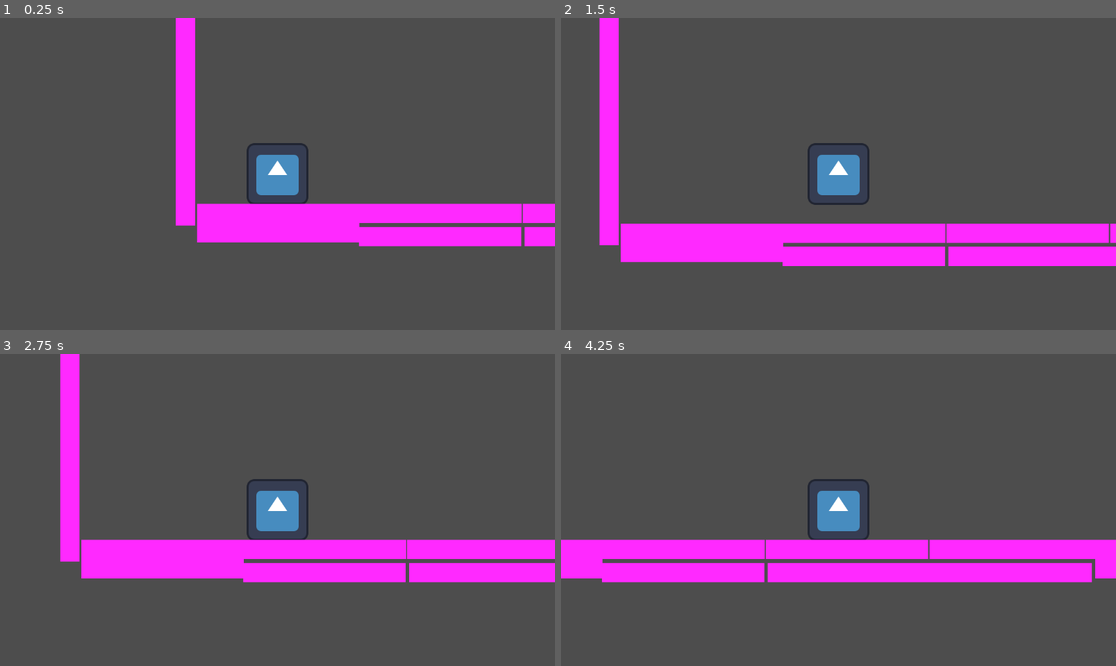
Above: before the commit, frames 1-4 (two rows, left to right).
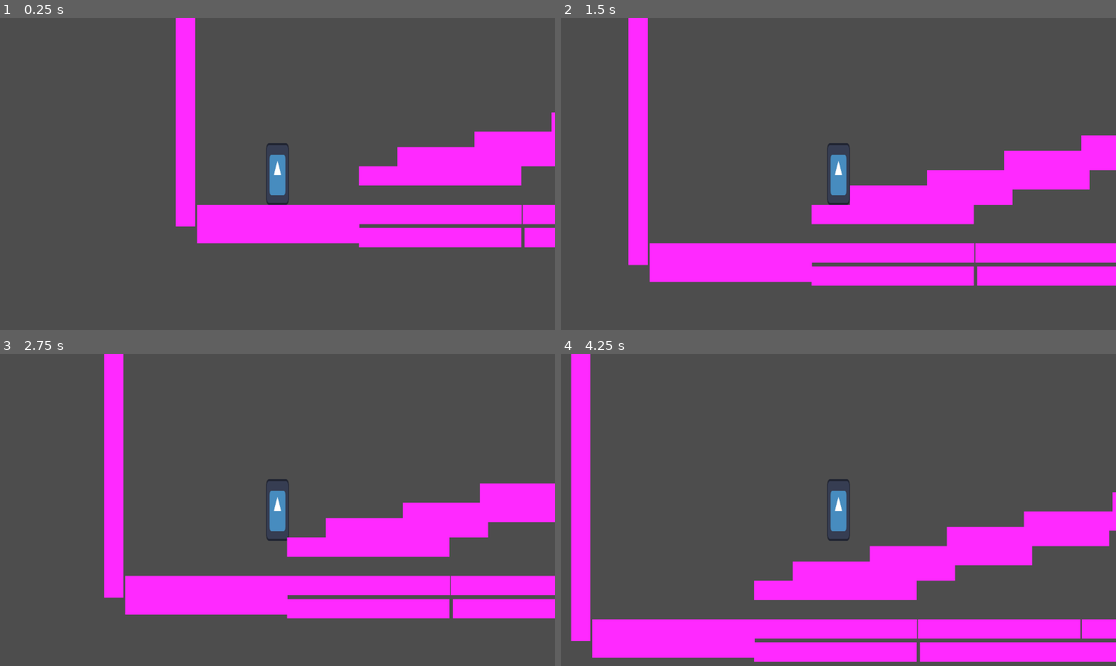
Above: after the commit, the same moments.

Repository: ragegaming23/book-of-souls
Game: Godot game, scene res://levels/Library_Level Hub/level_1_tutorial.tscn
Same seed, same stepped clock (60 frames per second), same inputs: the game is played once before the commit and once after it. The project has no main scene, so this scene is started directly. The engine's default icon, where the game draws it, is replaced by a stand-in: a white triangle on a blue panel in a dark square.
Inputs (mouse positions are in pixels of both pictures, inside the frame that each line leads up to):
- Up to frame 1 (0.25 s): no input
- Up to frame 2 (1.5 s): tap Enter at 0.5 s; move the mouse to (960, 158) at 0.52 s; hold D (move_right) from 0.53 s (still down); click (960, 158) at 0.6 s; tap Space (jump) at 0.77 s; move the mouse to (727, 189) at 1.27 s; click (727, 189) at 1.35 s
- Up to frame 3 (2.75 s): tap Space (jump) at 1.52 s; move the mouse to (333, 441) at 2.02 s; release D (move_right) at 2.03 s; hold A (move_left) from 2.03 s (still down); click (333, 441) at 2.1 s
- Up to frame 4 (4.25 s): move the mouse to (810, 572) at 2.77 s; release A (move_left) at 2.78 s; hold D (move_right) from 2.78 s (still down); click (810, 572) at 2.85 s; tap Space (jump) at 3.02, 3.77 s; move the mouse to (1005, 556) at 3.52 s; click (1005, 556) at 3.6 s

The runs differ from the first frame. In frame 1, 6.2% of the frame differs, in the area x 31-100%, y 30-74%; in frame 2, 25%; in frame 3, 26%; in frame 4, 28%, in the area x 0-100%, y 0-99%.

Commit message:
door/book to ice world works and added shooting

Diff:
--- a/BookPortal.gd
+++ b/BookPortal.gd
@@ -5,7 +5,7 @@
 func load_scene(target_scene: PackedScene):
 	get_tree().change_scene_to_packed(target_scene)
 
-func _on_body_entered(body: Node2D) -> void:
+func _on_body_entered(body):
 	if body.is_in_group("Player"):
-		get_tree().call_group("Player", "death_tween") # death_tween is called here just to give the feeling of player entering the door.
+		#get_tree().call_group("Player", "death_tween") # death_tween is called here just to give the feeling of player entering the door.
 		load_scene(next_scene)
--- a/Player/Player.gd
+++ b/Player/Player.gd
@@ -1,9 +1,11 @@
 extends CharacterBody2D
 
-
+@onready var main = get_tree().get_root().get_node(".")
+@onready var projectile = load("res://Player/projectile.tscn")
 @export var SPEED = 300.0
 @export var JUMP_VELOCITY = -400.0
 @export var jump_amount = 1
+var flipped = true
 
 
 func _physics_process(delta: float) -> void:
@@ -12,7 +14,7 @@
 		velocity += get_gravity() * delta
 
 	if Input.is_action_just_pressed("shoot"):
-		pass
+		shoot()
 
 	# Handle jump.
 	if Input.is_action_just_pressed("jump") and is_on_floor():
@@ -25,5 +27,18 @@
 		velocity.x = direction * SPEED
 	else:
 		velocity.x = move_toward(velocity.x, 0, SPEED)
+	if Input.is_action_pressed("move_left") and flipped:
+		scale.x = -1
+		flipped = false
+	if Input.is_action_pressed("move_right") and not flipped:
+		scale.x = -1
+		flipped = true
+	move_and_slide()
 
-	move_and_slide()
+func shoot():
+	var instance = projectile.instantiate()
+	instance.direction = rotation
+	instance.global_position = $BulletSpawn.global_position
+	instance.SpawnRot = rotation
+	instance.Zdex = z_index -1
+	main.add_child.call_deferred(instance)
--- a/Player/character_body_2d.tscn
+++ b/Player/character_body_2d.tscn
@@ -1,18 +1,27 @@
-[gd_scene load_steps=4 format=3 uid="uid://bghlv24k1sx8m"]
+[gd_scene load_steps=5 format=3 uid="uid://bghlv24k1sx8m"]
 
 [ext_resource type="Script" uid="uid://n05yngf1es1x" path="res://Player/Player.gd" id="1_bcc58"]
 [ext_resource type="Texture2D" uid="uid://j0aeo24toag6" path="res://icon.svg" id="1_uvl67"]
 
-[sub_resource type="CircleShape2D" id="CircleShape2D_bcc58"]
-radius = 62.0
+[sub_resource type="CapsuleShape2D" id="CapsuleShape2D_vvw5e"]
+radius = 24.0
+height = 128.0
 
-[node name="CharacterBody2D" type="CharacterBody2D"]
+[sub_resource type="CircleShape2D" id="CircleShape2D_vvw5e"]
+
+[node name="CharacterBody2D" type="CharacterBody2D" groups=["Player"]]
 script = ExtResource("1_bcc58")
 
 [node name="Icon" type="Sprite2D" parent="."]
+scale = Vector2(0.375, 1)
 texture = ExtResource("1_uvl67")
 
 [node name="Camera2D" type="Camera2D" parent="."]
 
 [node name="CollisionShape2D" type="CollisionShape2D" parent="."]
-shape = SubResource("CircleShape2D_bcc58")
+shape = SubResource("CapsuleShape2D_vvw5e")
+
+[node name="BulletSpawn" type="CollisionShape2D" parent="."]
+position = Vector2(128, 0)
+shape = SubResource("CircleShape2D_vvw5e")
+disabled = true
--- /dev/null
+++ b/Player/projectile.tscn
@@ -0,0 +1,29 @@
+[gd_scene load_steps=5 format=3 uid="uid://7ilfleeblfqv"]
+
+[ext_resource type="Script" uid="uid://crnq8mda8ruqg" path="res://projectile.gd" id="1_7k6uo"]
+[ext_resource type="Texture2D" uid="uid://j0aeo24toag6" path="res://icon.svg" id="2_epe61"]
+
+[sub_resource type="CapsuleShape2D" id="CapsuleShape2D_dbf7h"]
+height = 160.0
+
+[sub_resource type="CapsuleShape2D" id="CapsuleShape2D_7k6uo"]
+height = 160.0
+
+[node name="Projectile" type="CharacterBody2D"]
+script = ExtResource("1_7k6uo")
+
+[node name="Icon" type="Sprite2D" parent="."]
+scale = Vector2(1.09375, 0.12499999)
+texture = ExtResource("2_epe61")
+
+[node name="CollisionShape2D" type="CollisionShape2D" parent="."]
+rotation = 1.5707964
+shape = SubResource("CapsuleShape2D_dbf7h")
+
+[node name="HitBox" type="Area2D" parent="."]
+
+[node name="CollisionShape2D" type="CollisionShape2D" parent="HitBox"]
+rotation = 1.5707964
+shape = SubResource("CapsuleShape2D_7k6uo")
+
+[connection signal="body_entered" from="HitBox" to="." method="_on_hit_box_body_entered"]
--- a/levels/Level 1_IceWorld/Ice World.tscn
+++ b/levels/Level 1_IceWorld/Ice World.tscn
@@ -1,8 +1,27 @@
-[gd_scene load_steps=2 format=3 uid="uid://wnbjjyyqugk0"]
+[gd_scene load_steps=3 format=3 uid="uid://wnbjjyyqugk0"]
 
 [ext_resource type="PackedScene" uid="uid://r857h8bf53qw" path="res://levels/Library_Level Hub/Floor.tscn" id="1_qy1p3"]
+[ext_resource type="PackedScene" uid="uid://bghlv24k1sx8m" path="res://Player/character_body_2d.tscn" id="2_77y3e"]
 
 [node name="IceWorld" type="Node2D"]
 
 [node name="StaticBody2D" parent="." instance=ExtResource("1_qy1p3")]
 position = Vector2(168, 24)
+
+[node name="CharacterBody2D" parent="." instance=ExtResource("2_77y3e")]
+position = Vector2(88, -96)
+
+[node name="StaticBody2D2" parent="." instance=ExtResource("1_qy1p3")]
+position = Vector2(504, 24)
+
+[node name="StaticBody2D3" parent="." instance=ExtResource("1_qy1p3")]
+position = Vector2(960, 24)
+
+[node name="StaticBody2D4" parent="." instance=ExtResource("1_qy1p3")]
+position = Vector2(1288, 24)
+
+[node name="StaticBody2D5" parent="." instance=ExtResource("1_qy1p3")]
+position = Vector2(1616, 24)
+
+[node name="StaticBody2D6" parent="." instance=ExtResource("1_qy1p3")]
+position = Vector2(1952, 24)
--- a/levels/Library_Level Hub/book_portal.tscn
+++ b/levels/Library_Level Hub/book_portal.tscn
@@ -4,8 +4,10 @@
 [ext_resource type="Texture2D" uid="uid://j0aeo24toag6" path="res://icon.svg" id="2_2n1yp"]
 
 [sub_resource type="RectangleShape2D" id="RectangleShape2D_t08ev"]
+size = Vector2(80, 88)
 
 [node name="BookPortal" type="Area2D"]
+modulate = Color(1, 0.39607844, 0, 1)
 script = ExtResource("1_6df26")
 
 [node name="Icon" type="Sprite2D" parent="."]
@@ -13,6 +15,7 @@
 texture = ExtResource("2_2n1yp")
 
 [node name="CollisionShape2D" type="CollisionShape2D" parent="."]
+position = Vector2(8, 4)
 shape = SubResource("RectangleShape2D_t08ev")
 
 [connection signal="body_entered" from="." to="." method="_on_body_entered"]
--- a/levels/Library_Level Hub/level_1_tutorial.tscn
+++ b/levels/Library_Level Hub/level_1_tutorial.tscn
@@ -1,7 +1,9 @@
-[gd_scene load_steps=3 format=3 uid="uid://bnuc240r7s8sk"]
+[gd_scene load_steps=5 format=3 uid="uid://bnuc240r7s8sk"]
 
 [ext_resource type="PackedScene" uid="uid://bghlv24k1sx8m" path="res://Player/character_body_2d.tscn" id="1_piyb2"]
 [ext_resource type="PackedScene" uid="uid://r857h8bf53qw" path="res://levels/Library_Level Hub/Floor.tscn" id="2_b5fwq"]
+[ext_resource type="PackedScene" uid="uid://h6gbl1r4gie" path="res://levels/Library_Level Hub/book_portal.tscn" id="3_pa3xu"]
+[ext_resource type="PackedScene" uid="uid://wnbjjyyqugk0" path="res://levels/Level 1_IceWorld/Ice World.tscn" id="4_4jdcb"]
 
 [node name="Game Hub" type="Node2D"]
 
@@ -47,25 +49,25 @@
 rotation = 1.5707964
 
 [node name="cieling" parent="." instance=ExtResource("2_b5fwq")]
-position = Vector2(-8, -960)
+position = Vector2(152, -976)
 
 [node name="cieling2" parent="." instance=ExtResource("2_b5fwq")]
-position = Vector2(328, -960)
+position = Vector2(408, -888)
 
 [node name="cieling3" parent="." instance=ExtResource("2_b5fwq")]
 position = Vector2(1352, -976)
 
 [node name="cieling4" parent="." instance=ExtResource("2_b5fwq")]
-position = Vector2(1016, -976)
+position = Vector2(676, -792)
 
 [node name="Floor7" parent="." instance=ExtResource("2_b5fwq")]
 position = Vector2(0, -1008)
 
 [node name="Floor8" parent="." instance=ExtResource("2_b5fwq")]
-position = Vector2(337, -1008)
+position = Vector2(321, -928)
 
 [node name="Floor10" parent="." instance=ExtResource("2_b5fwq")]
-position = Vector2(1016, -1008)
+position = Vector2(816, -744)
 
 [node name="Floor11" parent="." instance=ExtResource("2_b5fwq")]
 position = Vector2(1352, -1008)
@@ -120,3 +122,59 @@
 
 [node name="StaticBody2D23" parent="." instance=ExtResource("2_b5fwq")]
 position = Vector2(1360, 40)
+
+[node name="BookPortal" parent="." instance=ExtResource("3_pa3xu")]
+z_index = -1
+position = Vector2(-104, -1096)
+next_scene = ExtResource("4_4jdcb")
+
+[node name="StaticBody2D" parent="." instance=ExtResource("2_b5fwq")]
+position = Vector2(416, -120)
+
+[node name="StaticBody2D2" parent="." instance=ExtResource("2_b5fwq")]
+position = Vector2(528, -840)
+
+[node name="StaticBody2D3" parent="." instance=ExtResource("2_b5fwq")]
+position = Vector2(576, -152)
+
+[node name="StaticBody2D4" parent="." instance=ExtResource("2_b5fwq")]
+position = Vector2(736, -192)
+
+[node name="StaticBody2D5" parent="." instance=ExtResource("2_b5fwq")]
+position = Vector2(896, -224)
+
+[node name="StaticBody2D6" parent="." instance=ExtResource("2_b5fwq")]
+position = Vector2(1080, -264)
+
+[node name="StaticBody2D7" parent="." instance=ExtResource("2_b5fwq")]
+position = Vector2(1192, -304)
+
+[node name="StaticBody2D8" parent="." instance=ExtResource("2_b5fwq")]
+position = Vector2(1344, -344)
+
+[node name="StaticBody2D9" parent="." instance=ExtResource("2_b5fwq")]
+position = Vector2(336, -80)
+
+[node name="StaticBody2D10" parent="." instance=ExtResource("2_b5fwq")]
+position = Vector2(944, -696)
+
+[node name="StaticBody2D11" parent="." instance=ExtResource("2_b5fwq")]
+position = Vector2(1080, -648)
+
+[node name="StaticBody2D12" parent="." instance=ExtResource("2_b5fwq")]
+position = Vector2(1152, -616)
+
+[node name="StaticBody2D13" parent="." instance=ExtResource("2_b5fwq")]
+position = Vector2(1472, -384)
+
+[node name="StaticBody2D14" parent="." instance=ExtResource("2_b5fwq")]
+position = Vector2(1536, -424)
+
+[node name="StaticBody2D15" parent="." instance=ExtResource("2_b5fwq")]
+position = Vector2(1568, -456)
+
+[node name="StaticBody2D16" parent="." instance=ExtResource("2_b5fwq")]
+position = Vector2(1608, -496)
+
+[node name="StaticBody2D17" parent="." instance=ExtResource("2_b5fwq")]
+position = Vector2(1640, -536)
--- /dev/null
+++ b/projectile.gd
@@ -0,0 +1,21 @@
+extends CharacterBody2D
+
+@export var SPEED = 100
+
+@export var direction: float
+var SpawnPos: Vector2
+var SpawnRot: float
+var Zdex: int
+
+func _Ready():
+	global_position = SpawnPos
+	global_rotation = SpawnRot
+	z_index = Zdex
+func _physics_process(_delta: float):
+		velocity = Vector2(SPEED,0).rotated(direction)
+		move_and_slide()
+
+
+func _on_hit_box_body_entered(body: Node2D) -> void:
+	print("HIT!!")
+	queue_free()
Not shown, added: projectile.gd.uid
